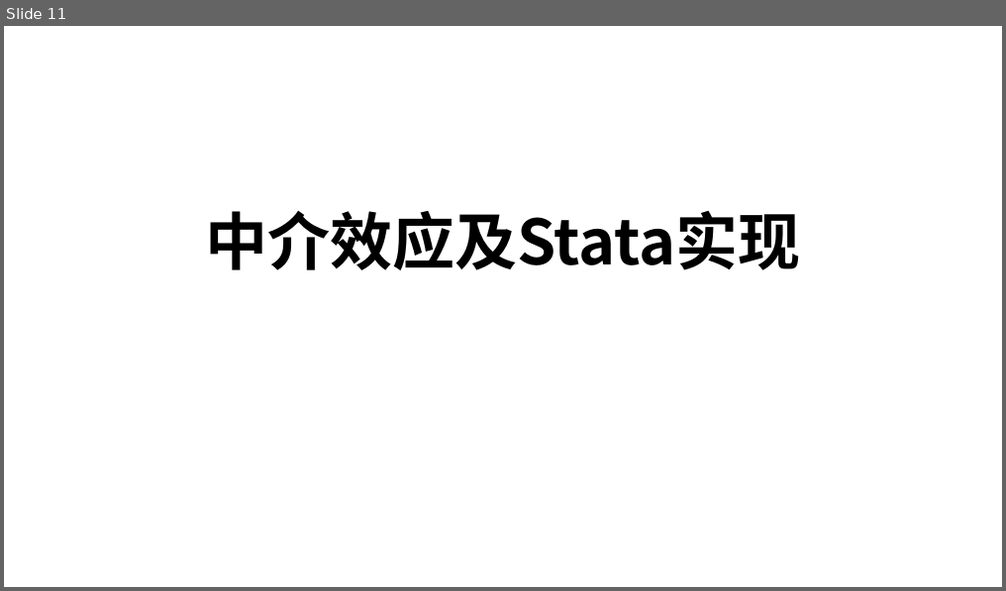
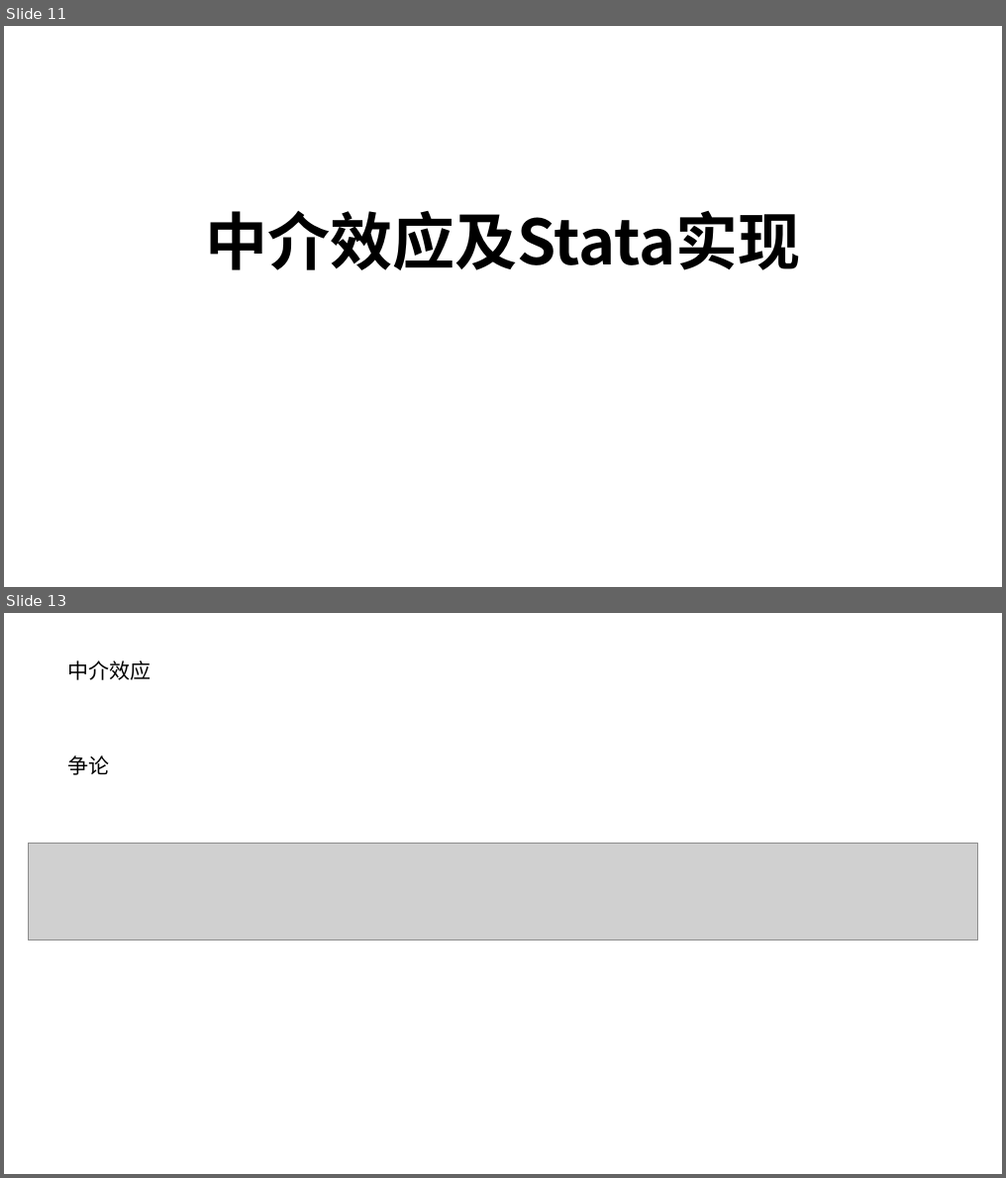
Before and after one commit to ShutterZor/stata-tutorial, a slide deck: P4_Efficiency/P4.pptx. Shown one above the other, each under a label of ours: slide 11 before the commit, slides 11 and 13 after it; the slides between them are not shown. The pictures are 1006x591 and 1006x1178 pixels, drawn with LibreOffice and Linux fonts; fonts in the diff are those of the drawing; grey boxes stand for pictures. Boxes give left, top, right and bottom in pixels: in the first picture for what was removed or moved away, otherwise in the second. Text is boxed around its words. In the diff, an @@ line names an element or a change of style, - is before the commit and + after.

```diff
--- a/P4_Efficiency/P4.pptx
+++ b/P4_Efficiency/P4.pptx
@@ slide 13 added at <box>4,613,1002,1174</box>, background #FFFFFF @@
@@ text added at <box>67,661,151,680</box>, 20 pt, text #000000 @@
+中介效应
@@ text added at <box>67,756,109,775</box>, 20 pt, text #000000 @@
+争论
@@ picture added at <box>28,844,978,941</box> @@
```
Also in this commit, not shown: 1 slide changed, 1 other slide added, 9 other files.
